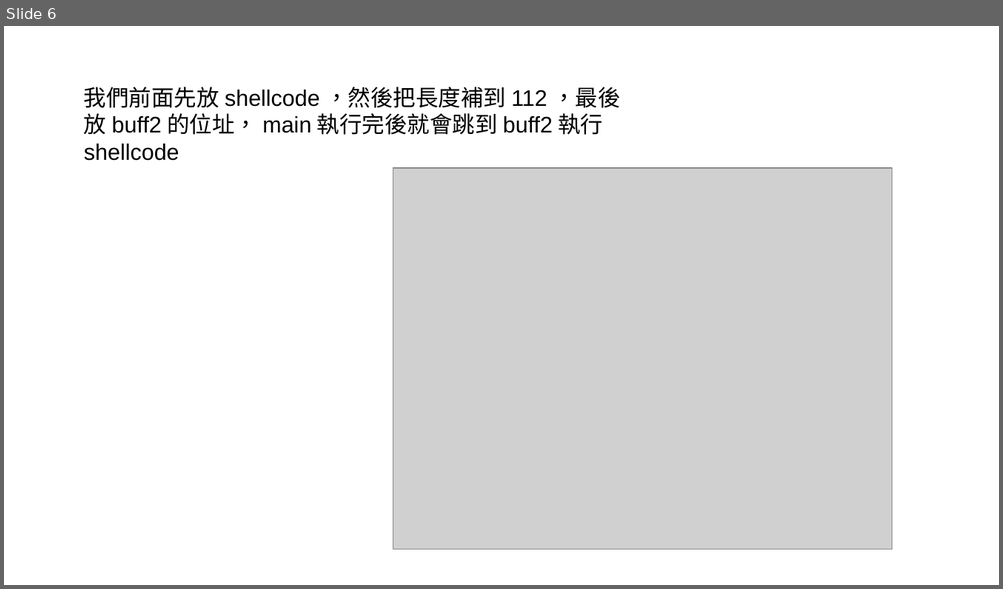
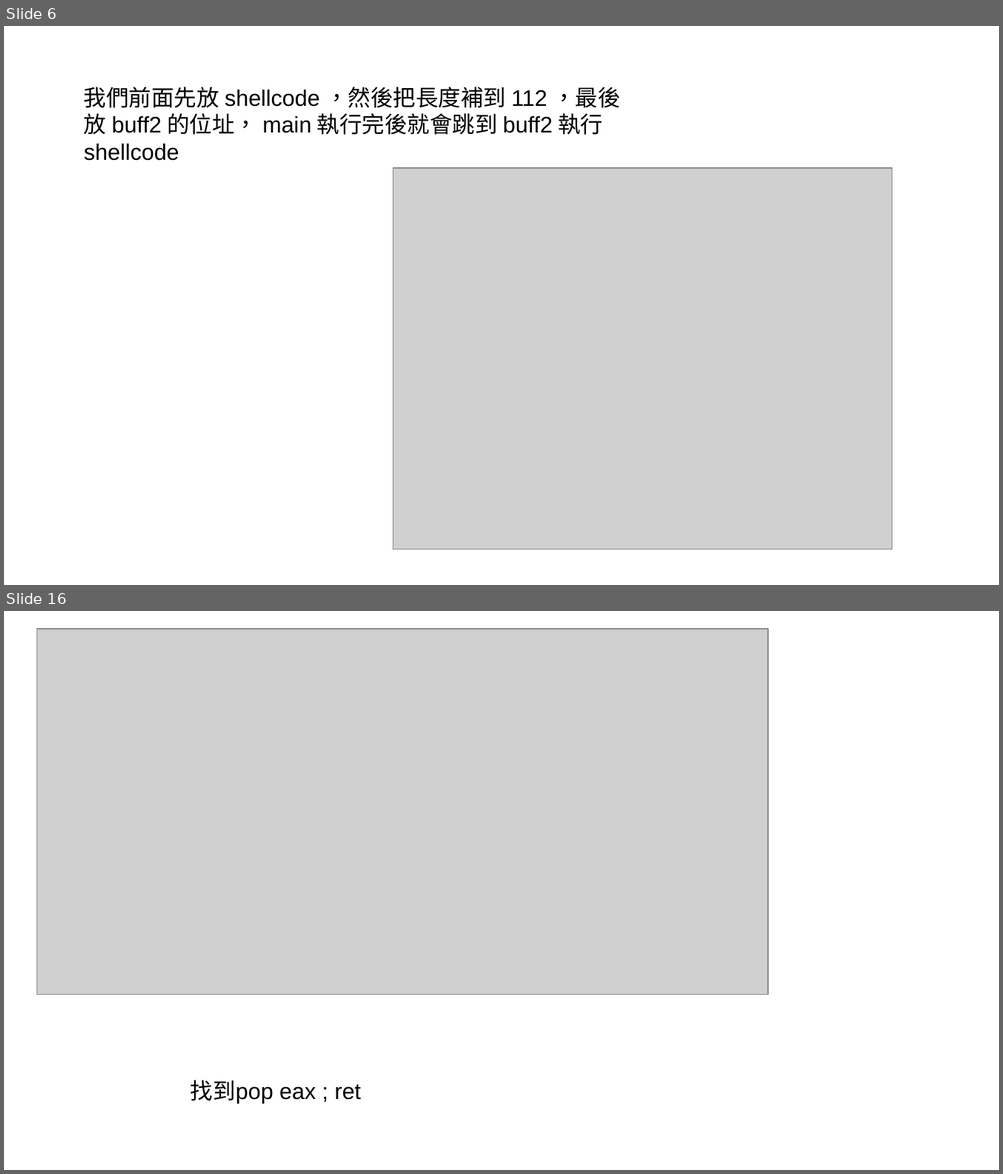
Before and after one commit to gardra/atdf, a slide deck: Lab3/Lab3.odp. Shown one above the other, each under a label of ours: slide 6 before the commit, slides 6 and 16 after it; the slides between them are not shown. The pictures are 1003x589 and 1003x1174 pixels, drawn with LibreOffice and Linux fonts; fonts in the diff are those of the drawing; grey boxes stand for pictures. Boxes give left, top, right and bottom in pixels: in the first picture for what was removed or moved away, otherwise in the second. Text is boxed around its words. In the diff, an @@ line names an element or a change of style, - is before the commit and + after.

```diff
--- a/Lab3/Lab3.odp
+++ b/Lab3/Lab3.odp
@@ slide 16 added at [4,611,999,1170], background #FFFFFF @@
@@ picture added at [37,629,768,996] @@
@@ text added at [190,1080,361,1105], 18 pt, text #000000 @@
+找到pop eax ; ret
```
Also in this commit, not shown: 10 other slides added, 5 other files.
